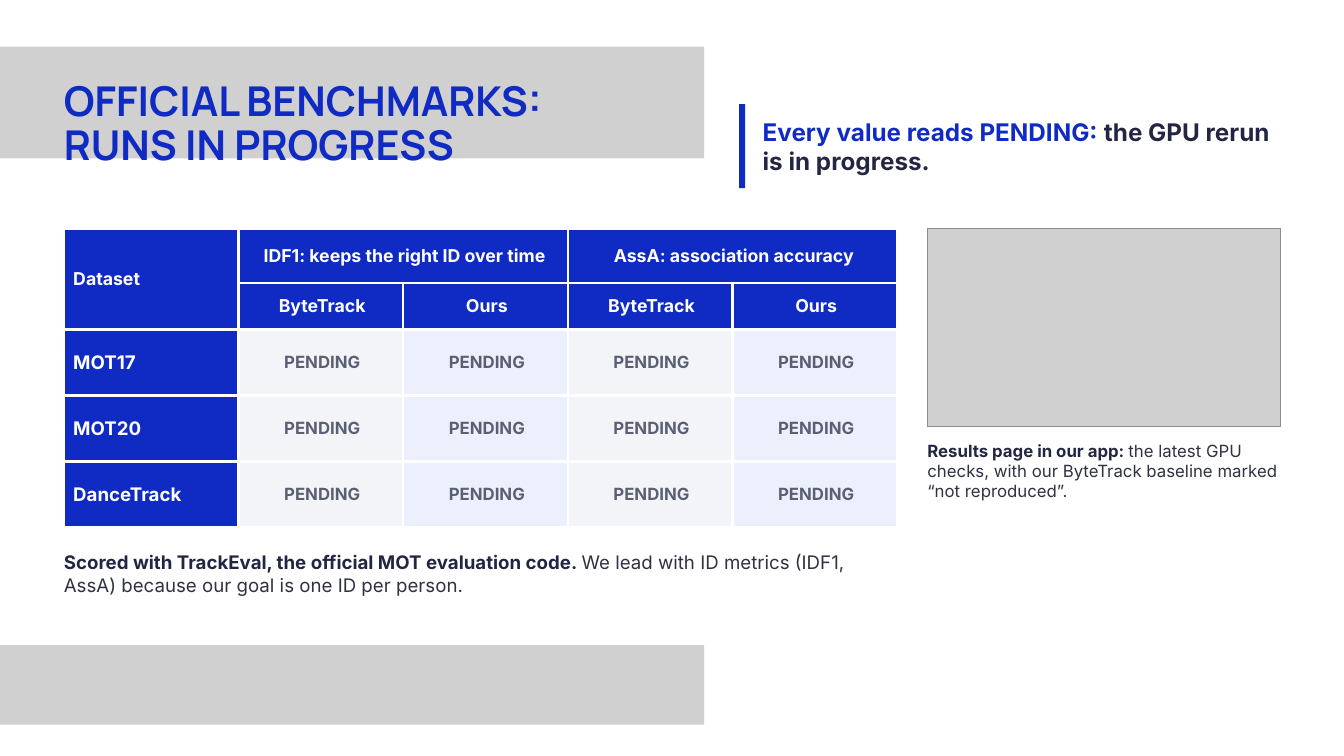
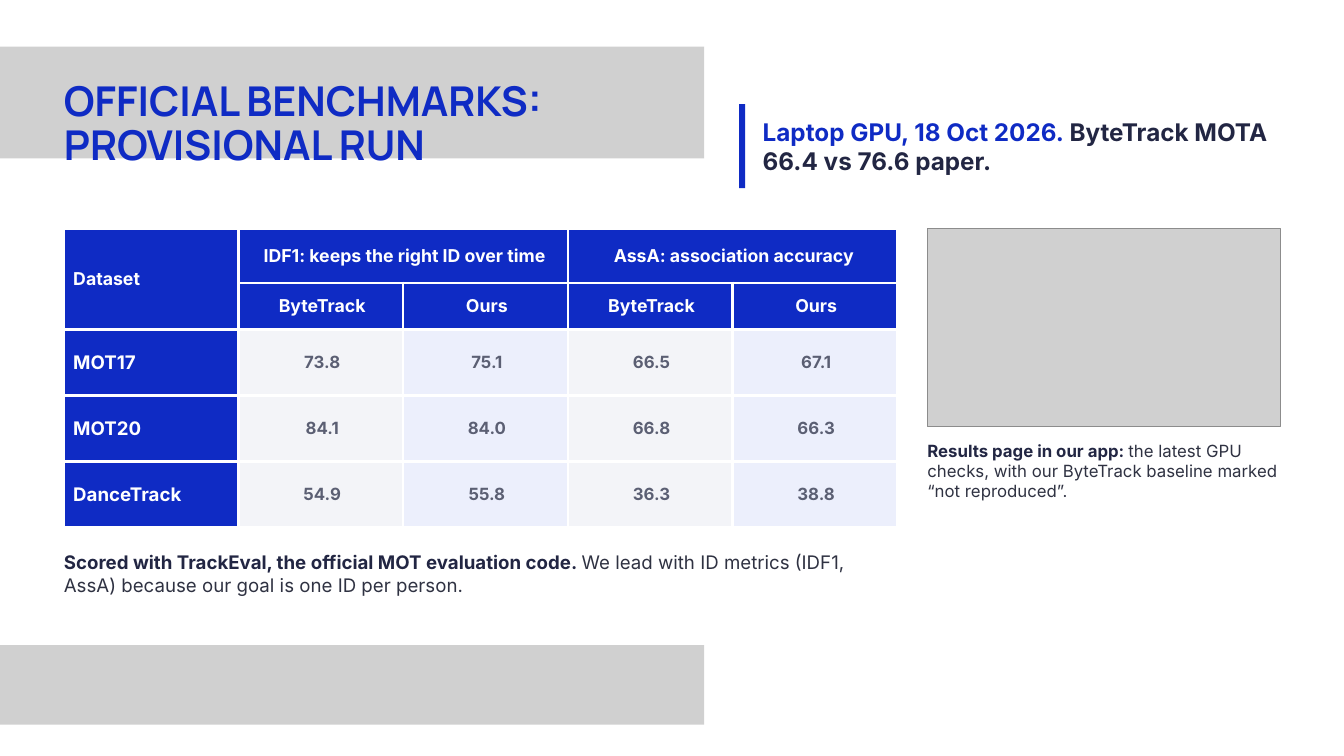
Before and after one commit to panshularora/zed-ps2-tracker, a slide deck: slide 8 of docs/presentation/Zed_PS2_Deck.pptx. Drawn at 1344x756 pixels with LibreOffice and Linux fonts; fonts in the diff are those of the drawing; grey boxes stand for pictures. Boxes give left, top, right and bottom in pixels: in the first picture for what was removed or moved away, otherwise in the second. Text is boxed around its words. In the diff, an @@ line names an element or a change of style, - is before the commit and + after.

Commit message:
docs: fill GPU run numbers in the deck, report, and Results summary
Laptop GPU TrackEval (18 Oct 2026) is in the pitch deck, Word/PDF report,
and docs/results/summary.json. ByteTrack MOTA 66.4 vs 76.6 paper, so every
GPU score is marked provisional. DanceTrack val is in; SAW_EVAL_HALF is out.
Landing tests and Mot20Status follow that summary.

```diff
--- a/docs/presentation/Zed_PS2_Deck.pptx
+++ b/docs/presentation/Zed_PS2_Deck.pptx
@@ text at (x1=64, y1=130, x2=425, y2=172): text changed @@
-RUNS IN PROGRESS
+PROVISIONAL RUN
@@ text at (x1=763, y1=123, x2=1267, y2=175): text changed @@
-Every value reads PENDING: the GPU rerun is in progress.
+Laptop GPU, 18 Oct 2026. ByteTrack MOTA 66.4 vs 76.6 paper.
@@ table at (x1=64, y1=228, x2=897, y2=574) @@
-row 3: MOT17 | PENDING | PENDING | PENDING | PENDING
+row 3: MOT17 | 73.8 | 75.1 | 66.5 | 67.1
-row 4: MOT20 | PENDING | PENDING | PENDING | PENDING
+row 4: MOT20 | 84.1 | 84.0 | 66.8 | 66.3
-row 5: DanceTrack | PENDING | PENDING | PENDING | PENDING
+row 5: DanceTrack | 54.9 | 55.8 | 36.3 | 38.8
```
Also in this commit, not shown: 1 other slide changed, 8 other files.
